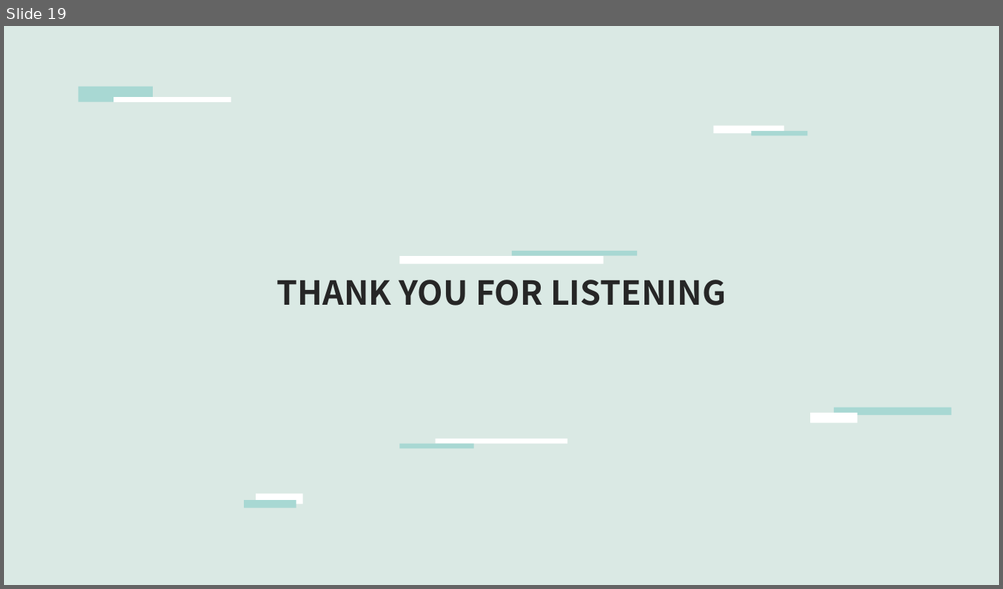
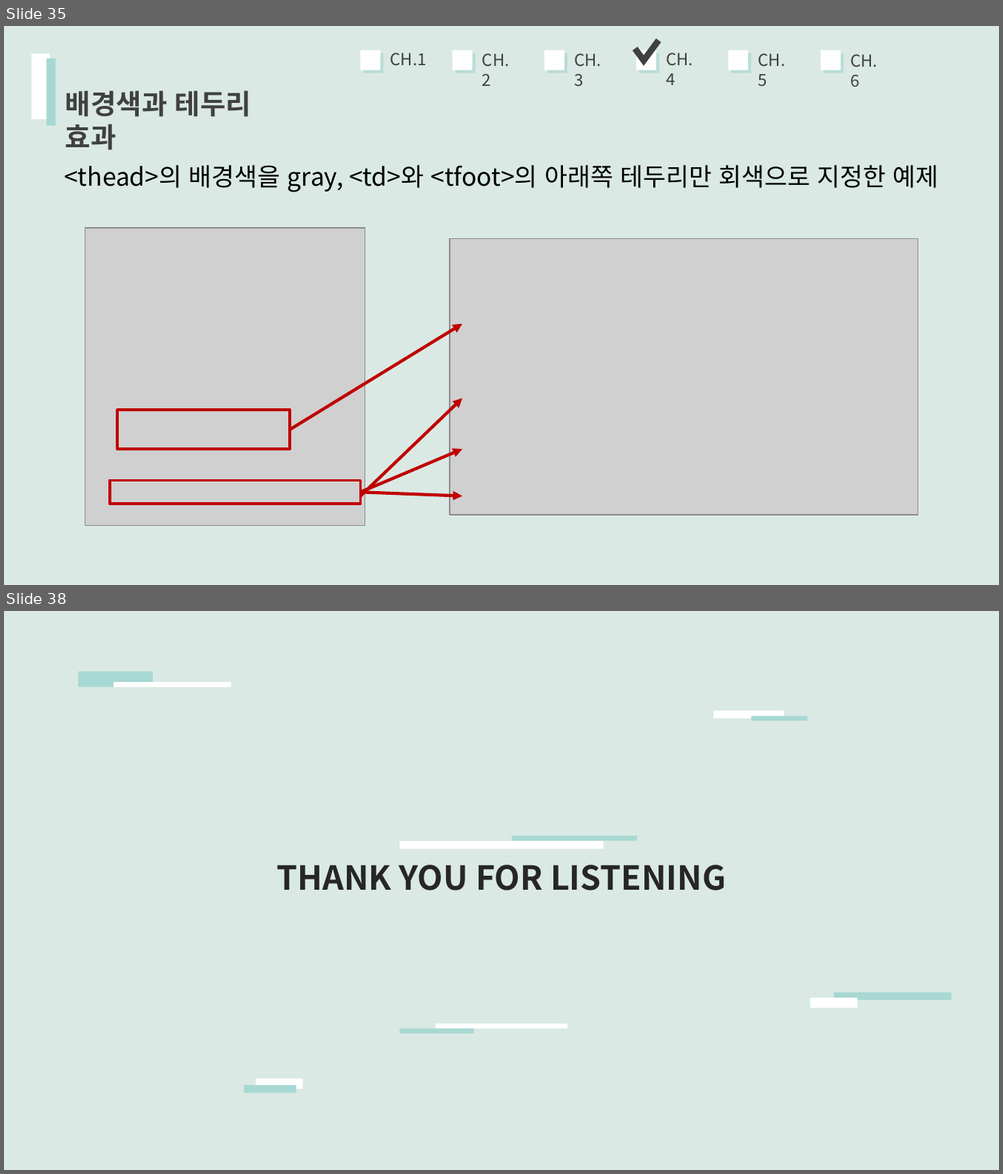
Before and after one commit to Hamyeeun/Wep, a slide deck: 고급CSS발표자료.pptx. Shown one above the other, each under a label of ours: slide 19 before the commit, slides 35 and 38 after it; the slides between them are not shown. The pictures are 1003x589 and 1003x1174 pixels, drawn with LibreOffice and Linux fonts; fonts in the diff are those of the drawing; grey boxes stand for pictures. Boxes give left, top, right and bottom in pixels: in the first picture for what was removed or moved away, otherwise in the second. Text is boxed around its words. In the diff, an @@ line names an element or a change of style, - is before the commit and + after.

```diff
--- a/고급CSS발표자료.pptx
+++ b/고급CSS발표자료.pptx
@@ slide 35 added at box(4, 26, 999, 585), background #DAE9E4 @@
@@ freeform shape added at box(634, 40, 658, 60), outline #404040 4.5 pt @@
@@ rectangle added at box(32, 54, 51, 119), fill #FFFFFF @@
@@ rectangle added at box(47, 59, 56, 127), fill #A8D8D3 @@
@@ text added at box(390, 53, 427, 66), 12 pt, text #404040 @@
+CH.1
@@ text added at box(482, 53, 509, 86), 12 pt, text #404040 @@
+CH.2
@@ text added at box(574, 53, 601, 87), 12 pt, text #404040 @@
+CH.3
@@ text added at box(666, 53, 693, 85), 12 pt, text #404040 @@
+CH.4
@@ group added at box(360, 50, 748, 70): 5 rectangles @@
@@ text added at box(758, 53, 785, 87), 12 pt, text #404040 @@
+CH.5
@@ rectangle added at box(820, 50, 840, 70), fill #FFFFFF @@
@@ text added at box(850, 54, 877, 87), 12 pt, text #404040 @@
+CH.6
@@ text added at box(65, 90, 251, 150), 20 pt, text #404040, bold @@
+배경색과 테두리 효과
@@ text added at box(64, 165, 939, 192), 18 pt, text #000000 @@
+<thead>의 배경색을 gray, <td>와 <tfoot>의 아래쪽 테두리만 회색으로 지정한 예제
@@ picture added at box(85, 228, 365, 526) @@
@@ picture added at box(449, 239, 917, 515) @@
@@ arrow added from (290, 430) to (463, 324), #C00000 2.25 pt @@
@@ arrow added from (360, 497) to (463, 399), #C00000 2.25 pt @@
@@ rectangle added at box(117, 410, 290, 449), outline #C00000 2 pt @@
@@ arrow added from (360, 492) to (463, 450), #C00000 2.25 pt @@
@@ rectangle added at box(109, 480, 360, 504), outline #C00000 2 pt @@
@@ arrow added from (360, 492) to (463, 497), #C00000 2.25 pt @@
@@ what was slide 19 is now slide 38 @@
```
Also in this commit, not shown: 18 other slides added.
